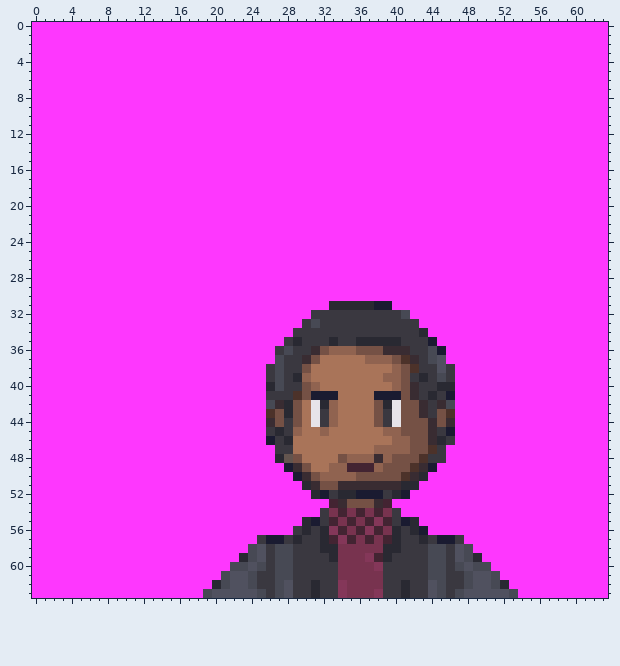
Two states of a pixel-art sprite, graphics/samuel_speech/samuel_top.png. Above, as it was before the edit.
The file is 64x64 pixels.
And afterwards:
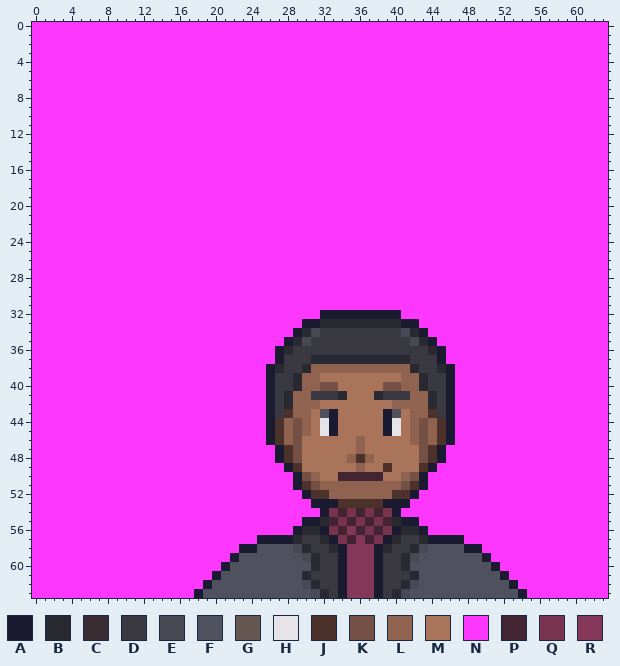
Palette (. is transparent): A #1a1b31  B #292932  C #392c32  D #3a3840  E #474954  F #50515f  G #63554f  H #e7e4e9  J #4c322a  K #755145  L #906350  M #a97459  N #fe37fe  P #432432  Q #78334f  R #843759
Commit message: Improve Samuel Intro Sprite Add Start to straight arm version
The edit:
y 31: x 33..39 BBBBBAA -> NNNNNNN
y 32: x 31..41 DDDDDDDDDDE -> NAAAAAAAAAN
y 33: x 30..42 DEDDDDDDDDDDD -> AABBBBBBBBBAA
y 34: x 29..31 DDD -> ABE; x 41..43 DDB -> EBA
y 35: x 28 D -> A; x 30 D -> E; x 33 B -> D; x 36..40 BBBBB -> DDDDD; x 42..43 DD -> EB
y 36: x 27..28 DE -> AB; x 31..41 CKLLLKKKCCC -> DDDDDDDDDDD; x 44 E -> B
y 37: x 27 E -> A; x 30..42 CKMMMMMLLLKJC -> DBBBBBBBBBBBD; x 44..45 EF -> DA
y 38: x 26..27 DE -> AB; x 30..39 KMMMMMMMMM -> BLLLLLLLLL; x 41..42 KJ -> LB; x 45..46 FD -> BA
y 39: x 26..27 DE -> AD; x 31 M -> L; x 39..42 LLKD -> MMLL; x 45..46 ED -> DA
y 40: x 26..27 BE -> AD; x 29..30 DK -> BL; x 32..33 MM -> KK; x 39..43 MLKCD -> KKLLB; x 45..46 BB -> DA
y 41: x 26 D -> A; x 28..34 DJKAAAM -> BLLDDDB; x 38..43 AAAKCD -> BDDDLL
y 42: x 26..27 EC -> AD; x 29..33 KMHBL -> LLLMM; x 38..46 KBHKKCDCE -> MMLLLLBDA
y 43: x 26..33 JKBKMHDL -> ADJLLMFA; x 38..46 KDHKKCDKJ -> MAFMLLJDA
y 44: x 26..28 CKD -> AJL; x 30..33 MHDL -> LMHA; x 38..39 KD -> MA; x 41..42 KK -> ML; x 44..46 CKC -> LJA
y 45: x 26..30 DBDLM -> AJLKL; x 32..33 LM -> HA; x 39..42 LLKK -> AHML; x 44..45 CD -> LJ
y 46: x 27..29 DBM -> JLK; x 36 M -> L; x 40..42 LLK -> MML; x 44..46 CBD -> LJA
y 47: x 27..29 DDM -> AJK; x 36 M -> L; x 38..42 LLLLK -> MMMMM; x 45 D -> A
y 48: x 27..28 BG -> AJ; x 34 K -> M; x 36 L -> J; x 38..45 CLKKKJDD -> MMMMMKJA
y 49: x 29..30 CK -> JM; x 33..43 LLPPPLKKKJC -> MMMLMMJMMMJ
y 50: x 30..43 CKLLLLKKKKKJCB -> KLMMPPPPPMMLKA
y 51: x 29..43 NBCKKCCCCCCCBBN -> AJKLLLLLLLLLKJA
y 52: x 30..42 NBADBBAAADBAN -> AJJLLLLLLLJJA
y 53: x 31..41 NNPCKKKCPNN -> AAAJJJJJAAA
y 54: x 32 D -> A; x 40 D -> A
y 55: x 30 B -> A; x 32 D -> B; x 38 R -> Q; x 40 D -> B; x 42 B -> A
y 56: x 29 D -> A; x 31..33 DBR -> BAQ; x 35 Q -> R; x 37 R -> Q; x 40..41 BD -> AB
y 57: x 25 D -> A; x 28 D -> A; x 33..34 PR -> AQ; x 36 Q -> R; x 39 P -> A; x 44 D -> A; x 47 D -> A
y 58: x 23..24 NE -> AA; x 26..30 DEEDD -> FFFEB; x 32 B -> D; x 34..38 QQQQQ -> ARRRA; x 40 B -> D; x 42..46 DDEED -> BEFFF; x 48..49 EN -> AA
y 59: x 22..24 NBE -> AFF; x 26..31 DEEDDD -> FFFFEB; x 33..36 BQQQ -> DARR; x 38..39 PB -> AD; x 41..46 DDDEED -> BEFFFF; x 48..50 EBN -> FFA
y 60: x 21..23 NEE -> AFF; x 25..31 EDEEDDD -> FFFFFFB; x 34..38 QQQQR -> ARRRA; x 41..47 DDDEEDE -> BFFFFFF; x 49..51 EEN -> FFA
y 61: x 20..21 NE -> AF; x 24..30 EDDEEDD -> FFFFFFB; x 34..38 QQQQQ -> ARRRA; x 42..48 DDEEDDE -> BFFFFFF; x 51..52 EN -> FA
y 62: x 19..21 NBE -> AFF; x 24..27 EDDE -> FFFF; x 29..30 DD -> FE; x 34..38 RQQQQ -> ARRRA; x 42..43 DD -> EF; x 45..48 EDDE -> FFFF; x 51..53 EBN -> FFA
y 63: x 18..19 NE -> AF; x 25..27 EDE -> FFF; x 29..32 DDBD -> FFEB; x 34..38 RQQQR -> ARRRA; x 40..43 DBDD -> BEFF; x 45..47 EDE -> FFF; x 53..54 EN -> FA
